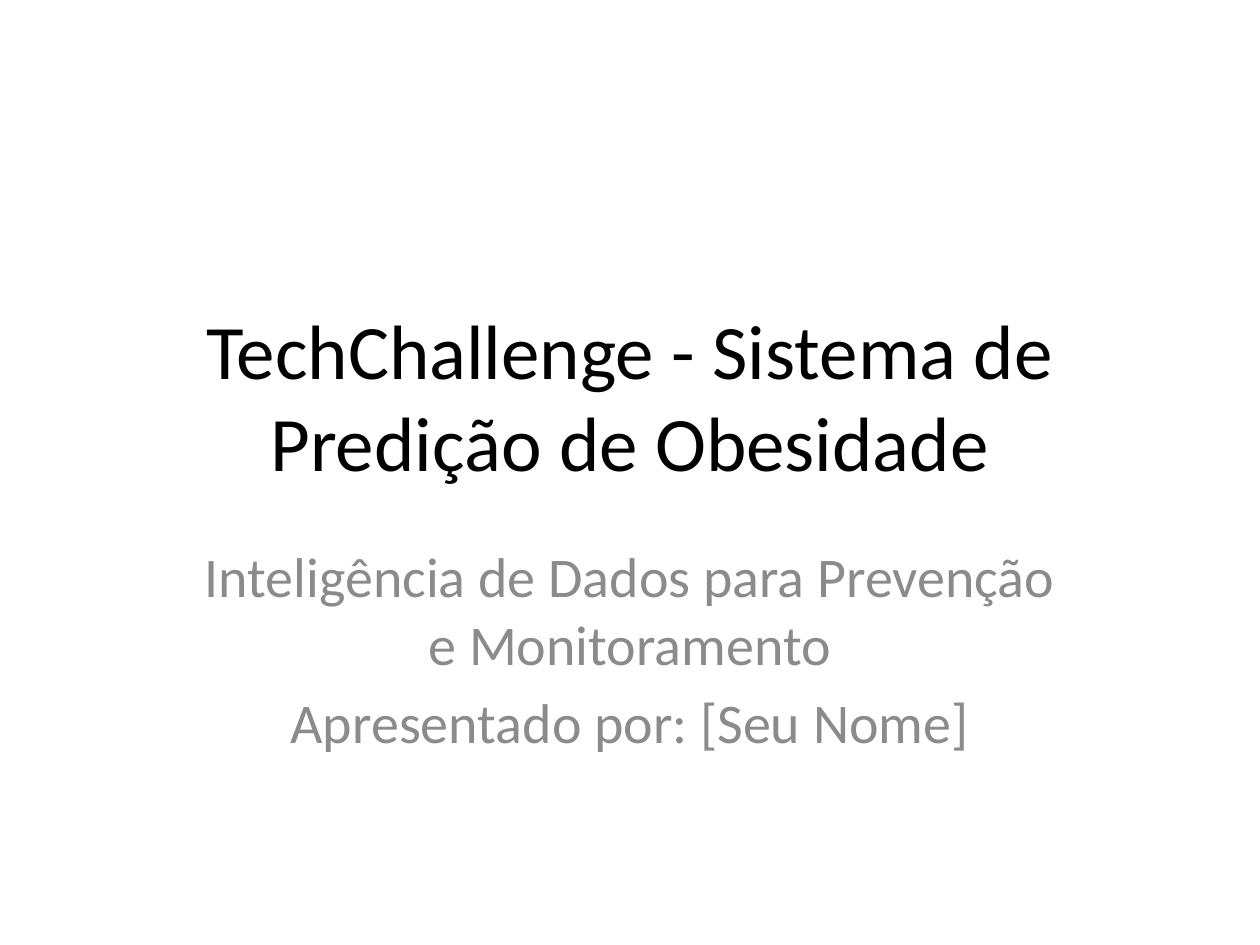
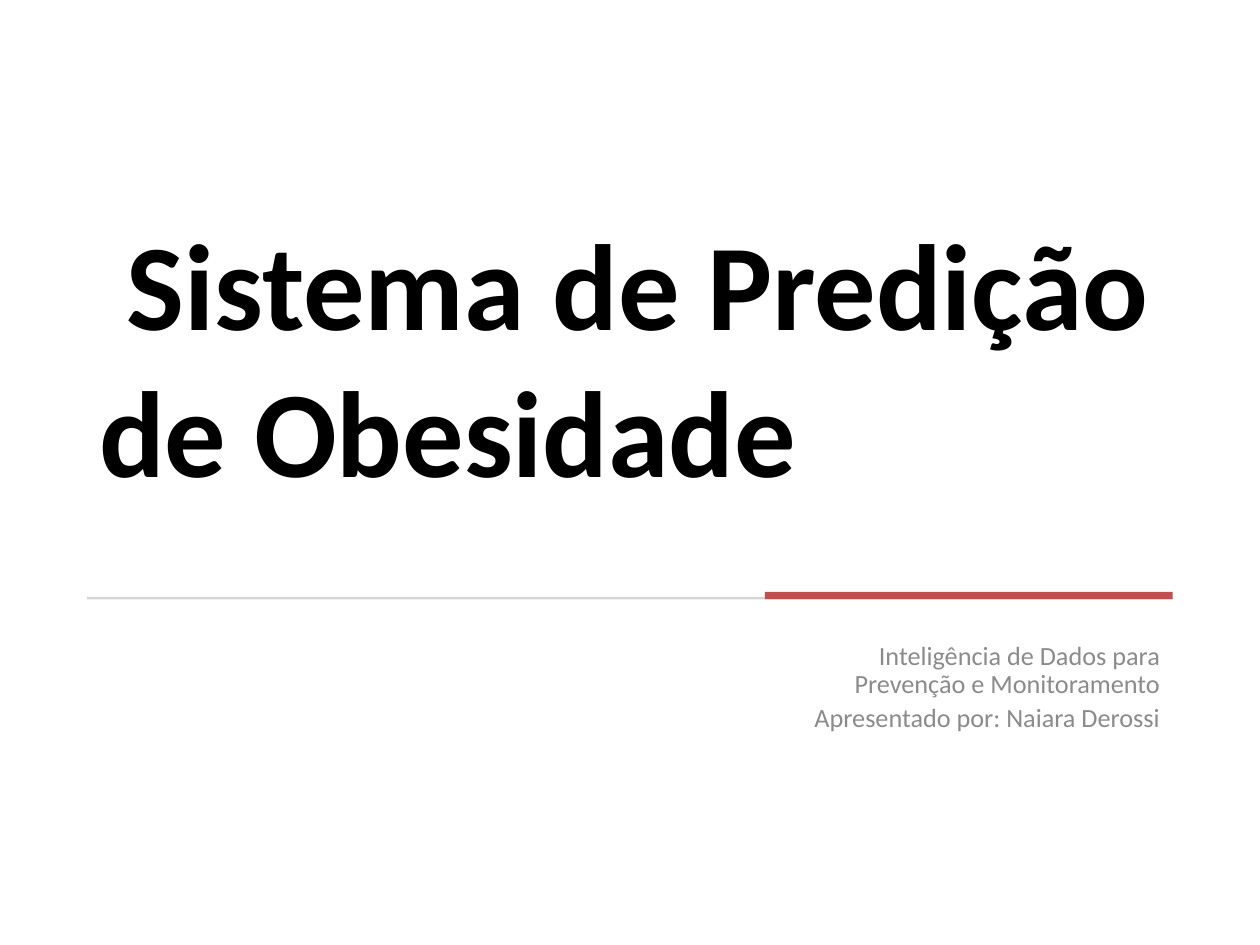
Before and after one commit to Naiderossi/Tech4, a slide deck: slide 1 of Apresentacao_TechChallenge_Obesidade.pptx. Drawn at 1260x945 pixels with LibreOffice and Linux fonts; fonts in the diff are those of the drawing. Boxes give left, top, right and bottom in pixels: in the first picture for what was removed or moved away, otherwise in the second. Text is boxed around its words. In the diff, an @@ line names an element or a change of style, - is before the commit and + after.

```diff
--- a/Apresentacao_TechChallenge_Obesidade.pptx
+++ b/Apresentacao_TechChallenge_Obesidade.pptx
@@ title at (x1=99, y1=244, x2=1148, y2=478): text changed; size 44 to 70 pt; bold on @@
-TechChallenge - Sistema de Predição de Obesidade
+Sistema de Predição de Obesidade
@@ rectangle added at (x1=87, y1=597, x2=1173, y2=600), fill #D5D5D5 @@
@@ rectangle added at (x1=765, y1=592, x2=1173, y2=600), fill #C0504D @@
@@ subtitle "Inteligência de Dados para Prevenção ..." moved from (x1=205, y1=558, x2=1054, y2=752) to (x1=814, y1=647, x2=1160, y2=731) @@
@@ subtitle at (x1=855, y1=647, x2=1160, y2=698): size 32 to 15 pt in "Inteligência de Dados para Prevenção e Monitoramento"; alignment centre to right; line spacing 1 to 0.9; less space between paragraphs @@
@@ subtitle at (x1=814, y1=709, x2=1159, y2=731): text changed; size 32 to 15 pt @@
-Apresentado por: [Seu Nome]
+Apresentado por: Naiara Derossi
```
Also in this commit, not shown: 4 other slides changed, 19 slides added.
